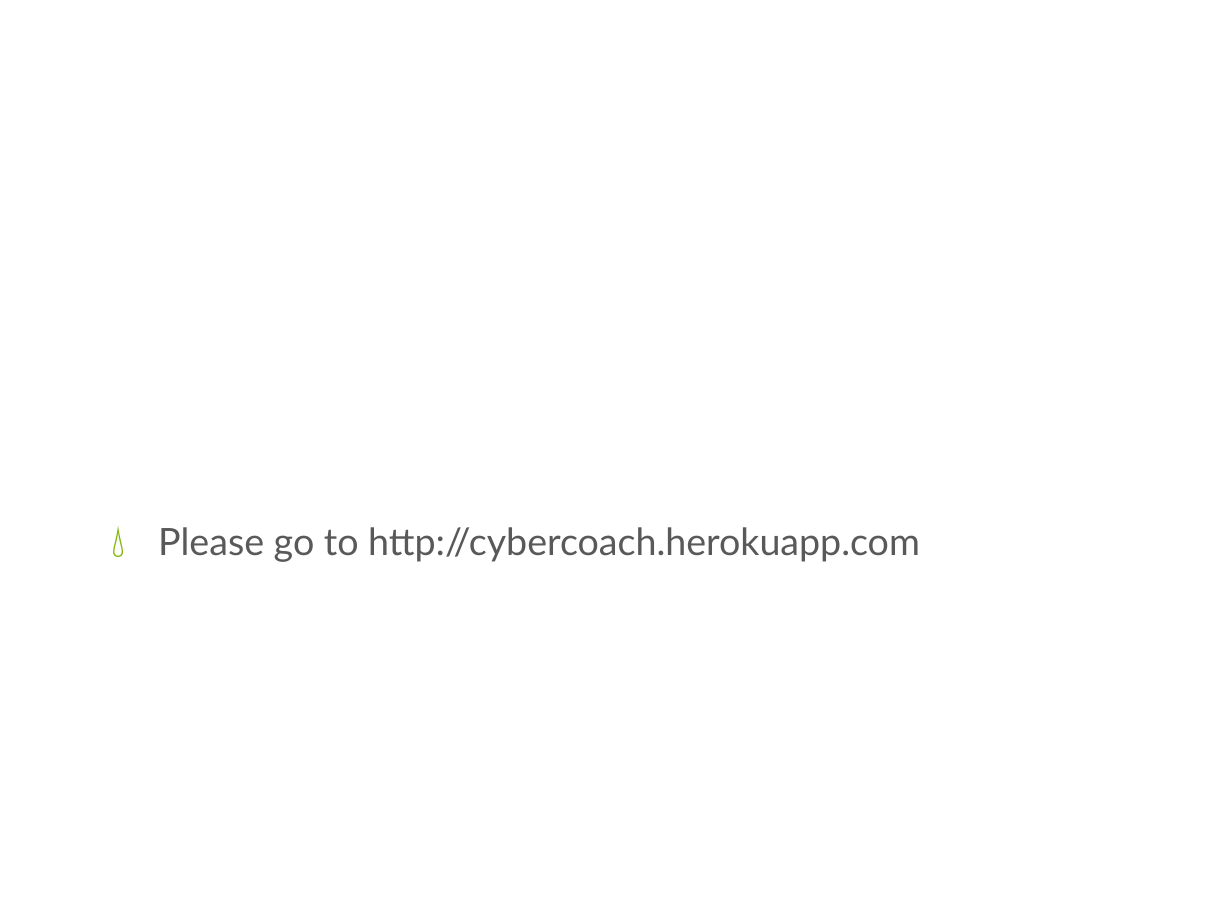
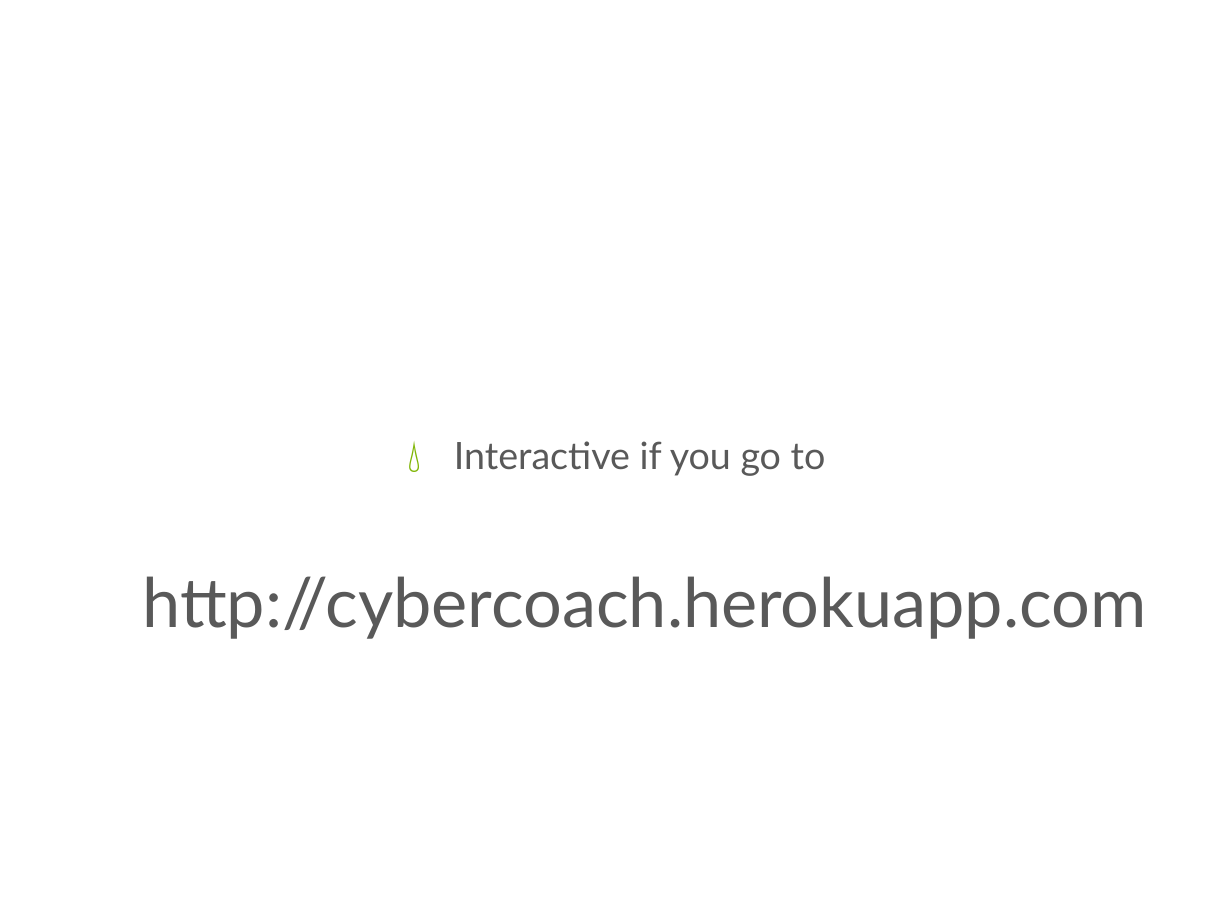
Before and after one commit to tbcdns/CyberCoach, a slide deck: slide 7 of doc/Presentation.pptx. Drawn at 1232x924 pixels with LibreOffice and Linux fonts; fonts in the diff are those of the drawing; background and template pictures are left out. Boxes give left, top, right and bottom in pixels: in the first picture for what was removed or moved away, otherwise in the second. Text is boxed around its words. In the diff, an @@ line names an element or a change of style, - is before the commit and + after.

```diff
--- a/doc/Presentation.pptx
+++ b/doc/Presentation.pptx
@@ text at (143, 441, 1147, 639): text changed; size 22 to 40 pt @@
-💧 Please go to http://cybercoach.herokuapp.com
+💧 Interactive if you go to
+  http://cybercoach.herokuapp.com
```
Also in this commit, not shown: 3 other slides changed.
